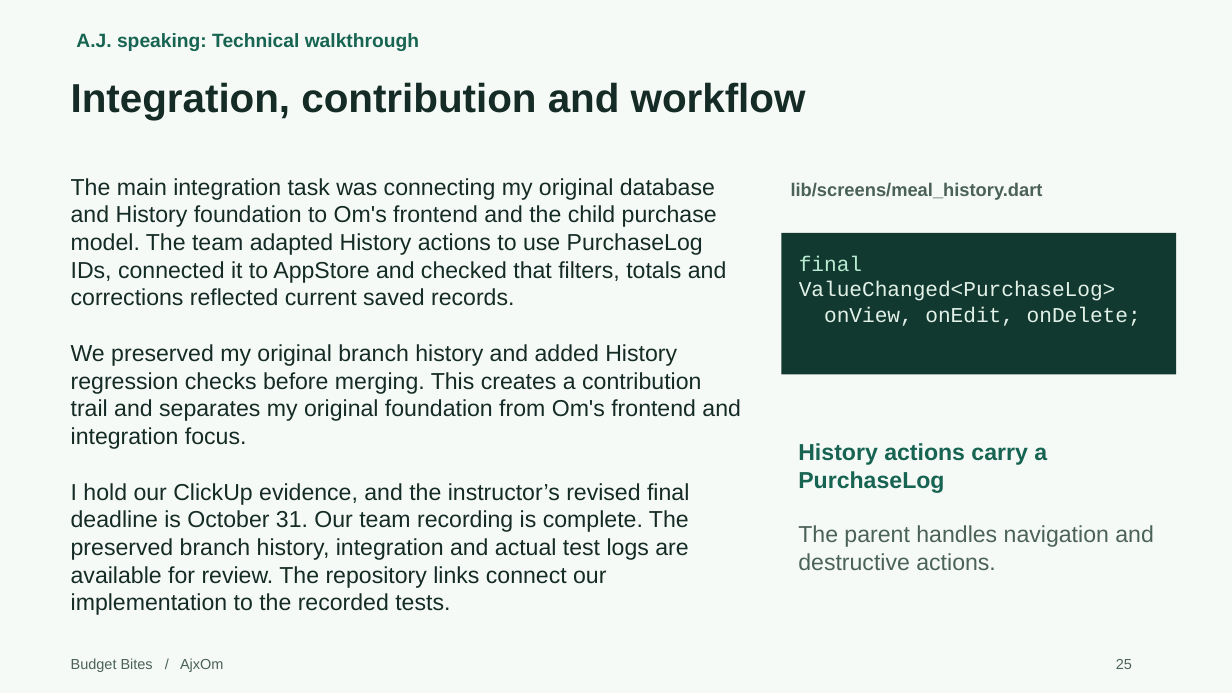
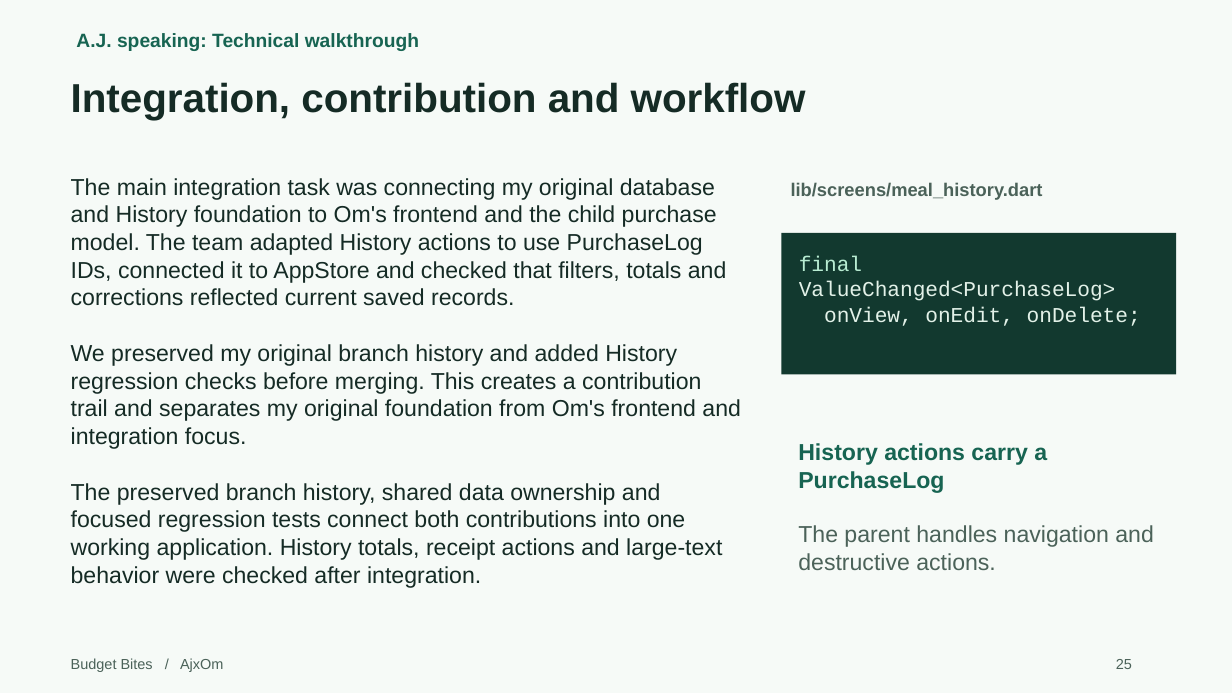
Before and after one commit to Omswaroopreddyudumula/ajxom-budget-bites, a slide deck: slide 25 of submission/Project1_Presentation.pptx. Drawn at 1232x693 pixels with LibreOffice and Linux fonts; fonts in the diff are those of the drawing. Boxes give left, top, right and bottom in pixels: in the first picture for what was removed or moved away, otherwise in the second. Text is boxed around its words. In the diff, an @@ line names an element or a change of style, - is before the commit and + after.

Commit message:
Keep report and presentation focused on delivered project

```diff
--- a/submission/Project1_Presentation.pptx
+++ b/submission/Project1_Presentation.pptx
@@ text at (71,483,722,588): text changed @@
-I hold our ClickUp evidence, and the instructor’s revised final deadline is October 31. Our team recording is complete. The preserved branch history, integration and actual test logs are available for review. The repository links connect our implementation to the recorded tests.
+The preserved branch history, shared data ownership and focused regression tests connect both contributions into one working application. History totals, receipt actions and large-text behavior were checked after integration.
```
Also in this commit, not shown: 5 other files.
